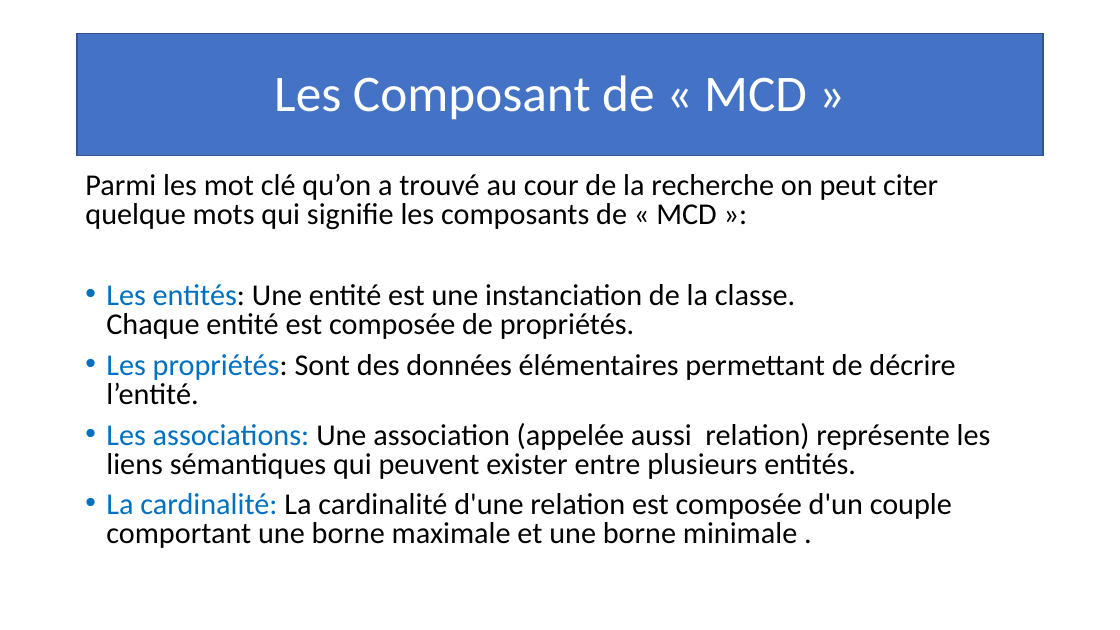
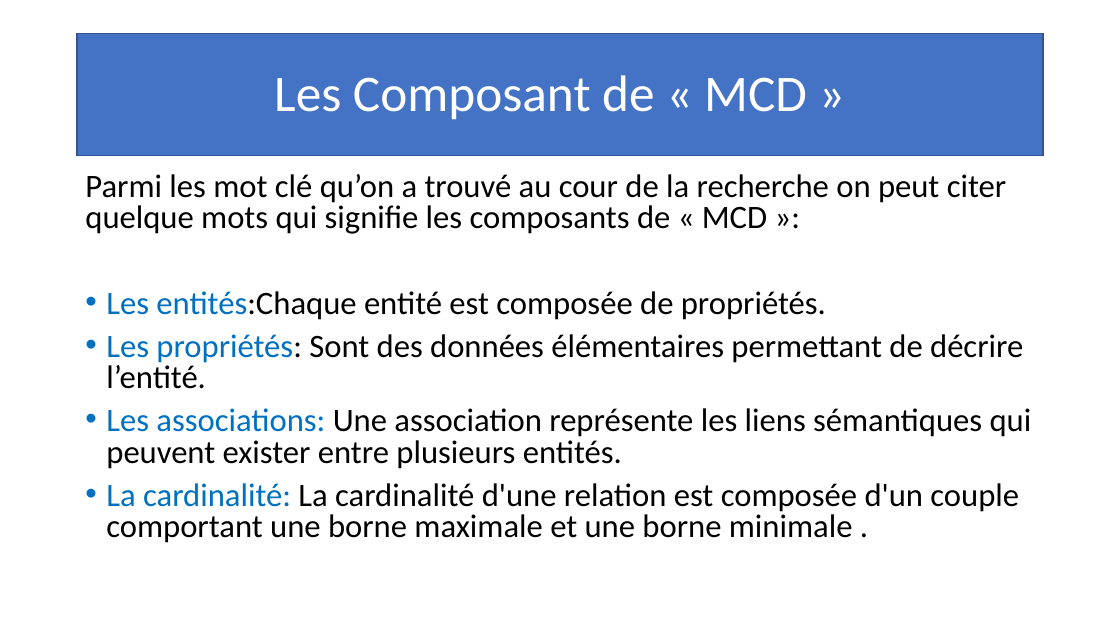
Before and after one commit to Stagiaire-Ismontic/TDI205, a slide deck: slide 2 of Base de données/P6 - Définition de MCD/Groupe A/présentation des apreneurs/El amoury Youssra/La Définition de MCD.pptx. Drawn at 1120x630 pixels with LibreOffice and Linux fonts; fonts in the diff are those of the drawing. Boxes give left, top, right and bottom in pixels: in the first picture for what was removed or moved away, otherwise in the second. Text is boxed around its words. In the diff, an @@ line names an element or a change of style, - is before the commit and + after.

Commit message:
save

```diff
--- a/Base de données/P6 - Définition de MCD/Groupe A/présentation des apreneurs/El amoury Youssra/La Définition de MCD.pptx
+++ b/Base de données/P6 - Définition de MCD/Groupe A/présentation des apreneurs/El amoury Youssra/La Définition de MCD.pptx
@@ text at (x1=85, y1=174, x2=1023, y2=543): size 25.9 to 28 pt in "Parmi les mot clé qu’on a trouvé ...", "Les propriétés: Sont des données élémentaires permettant ...", "La cardinalité: La cardinalité d'une relation est ..." @@
@@ text at (x1=106, y1=291, x2=826, y2=320): text changed; size 25.9 to 28 pt @@
-• Les entités: Une entité est une instanciation de la classe.
-  Chaque entité est composée de propriétés.
+• Les entités:Chaque entité est composée de propriétés.
@@ text at (x1=106, y1=408, x2=1032, y2=469): text changed; size 25.9 to 28 pt @@
-• Les associations: Une association (appelée aussi relation) représente les liens sémantiques qui peuvent exister entre plusieurs entités.
+• Les associations: Une association représente les liens sémantiques qui peuvent exister entre plusieurs entités.
```
